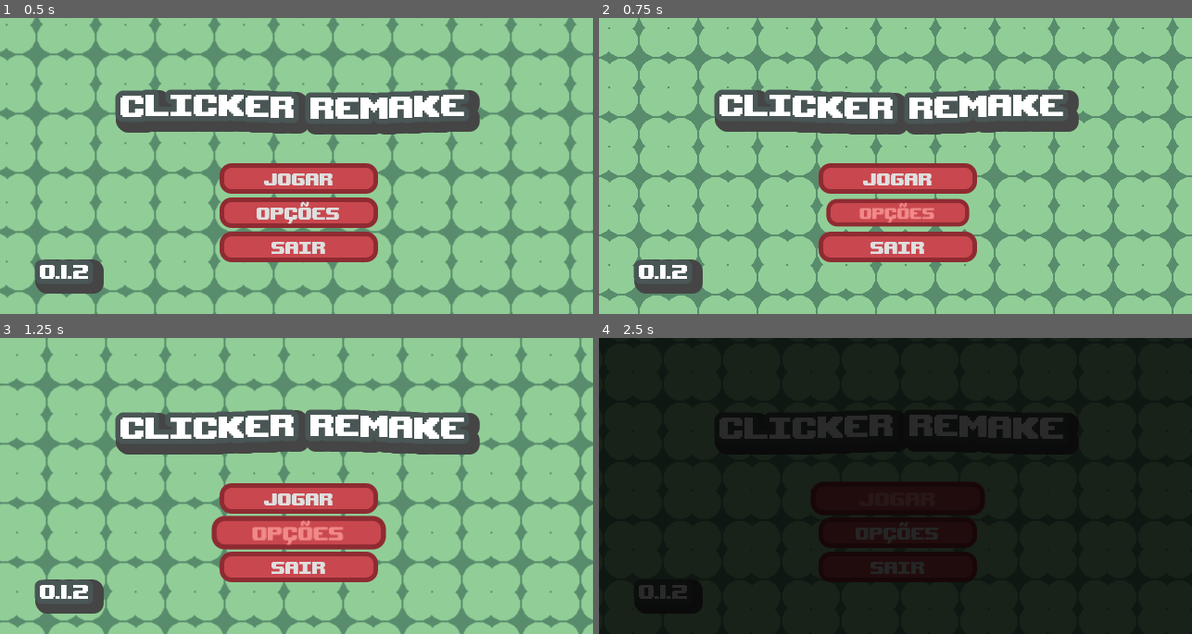
Above: before the commit, frames 1-4 (two rows, left to right).
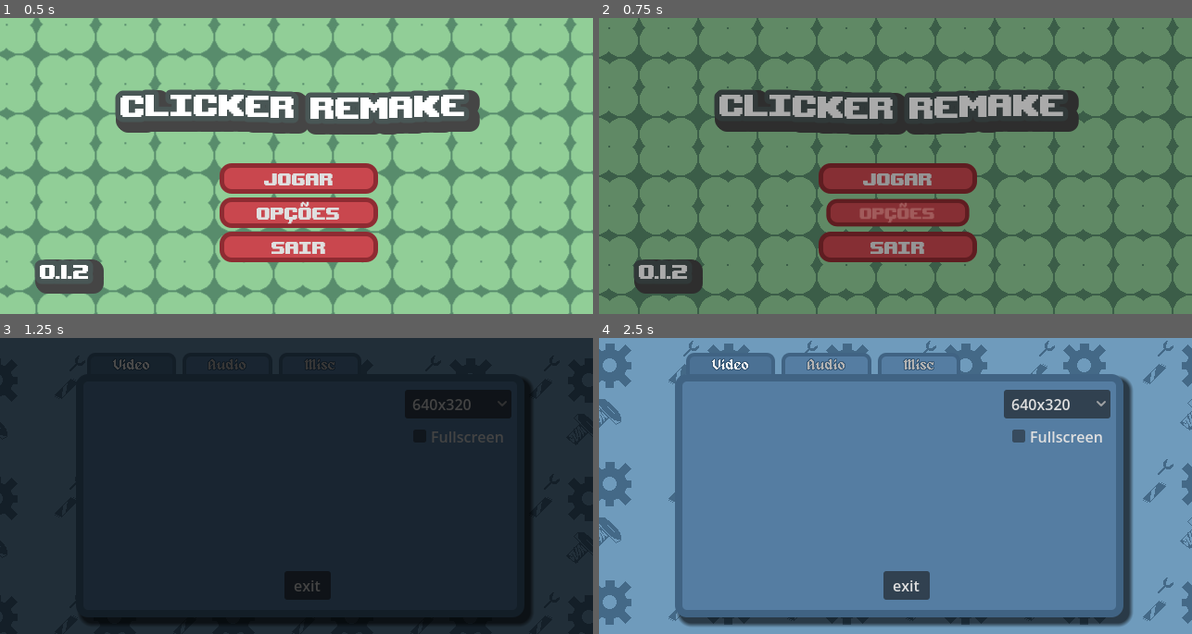
Above: after the commit, the same moments.

Repository: NormyNaoExiste/clicker-remake
Game: Godot game, scene res://Cenas/menu_principal.tscn
The game is run twice, just before and just after one commit, with the same random seed, the same clock (stepped at 60 frames per second) and the same inputs.
Inputs (mouse positions are in pixels of both pictures, inside the frame that each line leads up to):
- Up to frame 1 (0.5 s): no input
- Up to frame 2 (0.75 s): click "Opções" at 0.5 s
- Up to frame 3 (1.25 s): no input
- Up to frame 4 (2.5 s): click (1055, 403) at 1.25 s, where only the run after the commit has a clickable "640x320"; click "Jogar" at 2 s

Frame 1 is identical in both runs. In frame 2, 97% of the frame differs, in the area x 0-100%, y 0-100%; in frame 3, 100%; in frame 4, 100%.

Commit message:
Menu de Opções implementado(não 100%)

Diff:
--- a/Cenas/menu_principal.tscn
+++ b/Cenas/menu_principal.tscn
@@ -7,6 +7,7 @@
 [ext_resource type="Script" uid="uid://co45m23t5j7u4" path="res://Scripts/Módulos/NormalButtonModule.gd" id="4_7f1x0"]
 [ext_resource type="LabelSettings" uid="uid://b3x0f4nps7pdm" path="res://Recursos/Titulo.tres" id="4_qb56n"]
 [ext_resource type="PackedScene" uid="uid://c1d21pv3a3lxf" path="res://Cenas/fade.tscn" id="7_6c1me"]
+[ext_resource type="PackedScene" uid="uid://vpqxm3utcwty" path="res://Cenas/options.tscn" id="8_qb56n"]
 
 [sub_resource type="ShaderMaterial" id="ShaderMaterial_7f1x0"]
 shader = ExtResource("1_xc8du")
@@ -154,3 +155,23 @@
 text = "0.1.2"
 label_settings = ExtResource("4_qb56n")
 metadata/_edit_use_anchors_ = true
+
+[node name="Options" parent="." unique_id=1221094280 instance=ExtResource("8_qb56n")]
+visible = false
+layout_mode = 1
+
+[node name="OptionsExit" type="Button" parent="Options" unique_id=1869578060]
+layout_mode = 1
+anchors_preset = -1
+anchor_left = 0.48000002
+anchor_top = 0.78700006
+anchor_right = 0.558
+anchor_bottom = 0.878
+offset_left = -0.2000122
+offset_top = 0.15997314
+offset_right = -0.120025635
+offset_bottom = 0.039978027
+text = "exit"
+
+[connection signal="pressed" from="VBoxContainer/Quit" to="." method="_on_quit_pressed"]
+[connection signal="pressed" from="Options/OptionsExit" to="." method="_on_options_exit_pressed"]
--- a/Cenas/options.tscn
+++ b/Cenas/options.tscn
@@ -1,7 +1,9 @@
 [gd_scene format=3 uid="uid://vpqxm3utcwty"]
 
+[ext_resource type="Script" uid="uid://0l1ap7a72ood" path="res://Scripts/Principal/settings.gd" id="1_7cans"]
 [ext_resource type="Shader" uid="uid://c16phvva5rsor" path="res://Shaders/pattern.gdshader" id="1_odqpe"]
 [ext_resource type="Texture2D" uid="uid://b48w836oq2ap7" path="res://Assets/TiledShaderBGBolt.png" id="2_g0240"]
+[ext_resource type="FontFile" uid="uid://bje034f8yf3kg" path="res://Fontes/alagard.ttf" id="3_g0240"]
 
 [sub_resource type="ShaderMaterial" id="ShaderMaterial_7cans"]
 shader = ExtResource("1_odqpe")
@@ -24,6 +26,39 @@
 shadow_size = 5
 shadow_offset = Vector2(6, 6)
 
+[sub_resource type="StyleBoxFlat" id="StyleBoxFlat_13eo4"]
+content_margin_left = 28.0
+content_margin_right = 28.0
+bg_color = Color(0.33333334, 0.49019608, 0.63529414, 1)
+border_width_left = 4
+border_width_top = 4
+border_width_right = 4
+border_color = Color(0.2509804, 0.3882353, 0.5137255, 1)
+corner_radius_top_left = 8
+corner_radius_top_right = 8
+
+[sub_resource type="StyleBoxFlat" id="StyleBoxFlat_oa5kg"]
+content_margin_left = 28.0
+content_margin_right = 28.0
+bg_color = Color(0.37983793, 0.54287755, 0.6943034, 1)
+border_width_left = 4
+border_width_top = 4
+border_width_right = 4
+border_color = Color(0.2509804, 0.3882353, 0.5137255, 1)
+corner_radius_top_left = 8
+corner_radius_top_right = 8
+
+[sub_resource type="StyleBoxFlat" id="StyleBoxFlat_cw41a"]
+content_margin_left = 28.0
+content_margin_right = 28.0
+bg_color = Color(0.29288477, 0.44317353, 0.5809024, 1)
+border_width_left = 4
+border_width_top = 4
+border_width_right = 4
+border_color = Color(0.2509804, 0.3882353, 0.5137255, 1)
+corner_radius_top_left = 8
+corner_radius_top_right = 8
+
 [node name="Options" type="Control" unique_id=1221094280]
 layout_mode = 3
 anchors_preset = 15
@@ -31,6 +66,7 @@
 anchor_bottom = 1.0
 grow_horizontal = 2
 grow_vertical = 2
+script = ExtResource("1_7cans")
 metadata/_edit_use_anchors_ = true
 
 [node name="TextureRect" type="TextureRect" parent="." unique_id=914423309]
@@ -48,17 +84,79 @@
 flip_h = true
 metadata/_edit_use_anchors_ = true
 
-[node name="Panel" type="Panel" parent="." unique_id=1032021882]
+[node name="TabContainer" type="TabContainer" parent="." unique_id=675351998]
 layout_mode = 1
 anchors_preset = -1
-anchor_left = 0.126
-anchor_top = 0.064
-anchor_right = 0.874
-anchor_bottom = 0.89400005
-offset_left = -0.13999939
-offset_top = 0.01999855
-offset_right = 0.14001465
-offset_bottom = 13.419983
+anchor_left = 0.128
+anchor_top = 0.05
+anchor_right = 0.88400006
+anchor_bottom = 0.94400007
+offset_left = 0.0799942
+offset_right = 0.23999023
+offset_bottom = -0.08001709
 grow_horizontal = 2
 grow_vertical = 2
+theme_override_colors/font_outline_color = Color(0.22352941, 0.3529412, 0.47058824, 1)
+theme_override_constants/side_margin = 12
+theme_override_constants/tab_separation = 7
+theme_override_constants/outline_size = 4
+theme_override_fonts/font = ExtResource("3_g0240")
 theme_override_styles/panel = SubResource("StyleBoxFlat_odqpe")
+theme_override_styles/tab_unselected = SubResource("StyleBoxFlat_13eo4")
+theme_override_styles/tab_hovered = SubResource("StyleBoxFlat_oa5kg")
+theme_override_styles/tab_selected = SubResource("StyleBoxFlat_cw41a")
+current_tab = 0
+metadata/_edit_use_anchors_ = true
+
+[node name="Video" type="TabBar" parent="TabContainer" unique_id=2025072768]
+layout_mode = 2
+metadata/_tab_index = 0
+
+[node name="Resolution" type="OptionButton" parent="TabContainer/Video" unique_id=1299565249]
+texture_filter = 1
+layout_mode = 1
+anchors_preset = -1
+anchor_left = 0.741453
+anchor_top = 0.036437247
+anchor_right = 0.98700005
+anchor_bottom = 0.162
+offset_right = 0.083984375
+offset_bottom = -0.013999939
+selected = 0
+item_count = 4
+popup/item_0/text = "640x320"
+popup/item_0/id = 0
+popup/item_1/text = "1280x720"
+popup/item_1/id = 1
+popup/item_2/text = "1600x900"
+popup/item_2/id = 2
+popup/item_3/text = "1920x1080"
+popup/item_3/id = 3
+metadata/_edit_use_anchors_ = true
+
+[node name="Fullscreen" type="CheckBox" parent="TabContainer/Video" unique_id=2012011402]
+texture_filter = 3
+layout_mode = 1
+anchors_preset = -1
+anchor_left = 0.75000006
+anchor_top = 0.178
+anchor_right = 0.97900003
+anchor_bottom = 0.30400002
+offset_left = -3.0517578e-05
+offset_top = 0.034000397
+offset_right = -0.17202759
+offset_bottom = -0.088005066
+text = "Fullscreen"
+
+[node name="Audio" type="TabBar" parent="TabContainer" unique_id=1227514500]
+visible = false
+layout_mode = 2
+metadata/_tab_index = 1
+
+[node name="Misc" type="TabBar" parent="TabContainer" unique_id=75325149]
+visible = false
+layout_mode = 2
+metadata/_tab_index = 2
+
+[connection signal="item_selected" from="TabContainer/Video/Resolution" to="." method="_on_resolution_item_selected"]
+[connection signal="toggled" from="TabContainer/Video/Fullscreen" to="." method="_on_fullscreen_toggled"]
--- a/Cenas/shop_menu.tscn
+++ b/Cenas/shop_menu.tscn
@@ -21,7 +21,7 @@
 corner_radius_bottom_left = 2
 shadow_color = Color(0, 0, 0, 0.57254905)
 shadow_size = 6
-shadow_offset = Vector2(0, 7.11)
+shadow_offset = Vector2(6, 7.11)
 
 [node name="ShopMenu" type="Control" unique_id=1088958588]
 layout_mode = 3
@@ -44,6 +44,7 @@
 stretch_mode = 1
 
 [node name="ShopDialogBox" type="Panel" parent="." unique_id=1530066601]
+texture_filter = 1
 layout_mode = 1
 anchors_preset = -1
 anchor_left = 0.025
@@ -56,6 +57,7 @@
 metadata/_edit_use_anchors_ = true
 
 [node name="ShopSidePanel" type="Panel" parent="." unique_id=1416510449]
+texture_filter = 1
 layout_mode = 1
 anchors_preset = -1
 anchor_left = 0.841
--- a/Scripts/Principal/MenuPrincipal.gd
+++ b/Scripts/Principal/MenuPrincipal.gd
@@ -4,11 +4,13 @@
 @onready var timer: Timer = $Fade/Timer
 
 
+@onready var options: Control = $Options
+
 
 @onready var play_button: Button = $VBoxContainer/Play
 @onready var options_button: Button = $VBoxContainer/Options
 
-
+var opt:bool = false
 
 func _ready() -> void:
 
@@ -17,8 +19,29 @@
 
 
 func _on_options_pressed():
-	pass
+	fadeAnim.play("fade_in")
+	await fadeAnim.animation_finished
+	fadeAnim.play("fade_out")
+	if opt == false:
+		options.show()
+		opt = true
+
 func _on_play_pressed() -> void:
 	fadeAnim.play("fade_in")
 	await fadeAnim.animation_finished
 	get_tree().change_scene_to_file("res://Cenas/jogo.tscn")
+
+
+func _on_options_exit_pressed() -> void:
+	fadeAnim.play("fade_in")
+	await fadeAnim.animation_finished
+	fadeAnim.play("fade_out")
+	if opt == true:
+		options.hide()
+		opt = false
+
+
+func _on_quit_pressed() -> void:
+	fadeAnim.play("fade_in")
+	await fadeAnim.animation_finished
+	get_tree().quit()
--- /dev/null
+++ b/Scripts/Principal/settings.gd
@@ -0,0 +1,19 @@
+extends Control
+
+
+
+func _on_resolution_item_selected(index: int) -> void:
+	match index:
+		0:
+			DisplayServer.window_set_size(Vector2i(640,320))
+		1:
+			DisplayServer.window_set_size(Vector2i(1280,720))
+		2:
+			DisplayServer.window_set_size(Vector2i(1600,900))
+		3:
+			DisplayServer.window_set_size(Vector2i(1920,1080))
+
+
+
+func _on_fullscreen_toggled(toggled_on: bool) -> void:
+	get_window().mode = Window.MODE_EXCLUSIVE_FULLSCREEN if toggled_on else Window.MODE_WINDOWED
--- a/project.godot
+++ b/project.godot
@@ -23,7 +23,6 @@
 
 window/size/viewport_width=640
 window/size/viewport_height=320
-window/size/mode=3
 window/stretch/mode="viewport"
 window/stretch/aspect="expand"
 
Not shown, added: Scripts/Principal/settings.gd.uid
